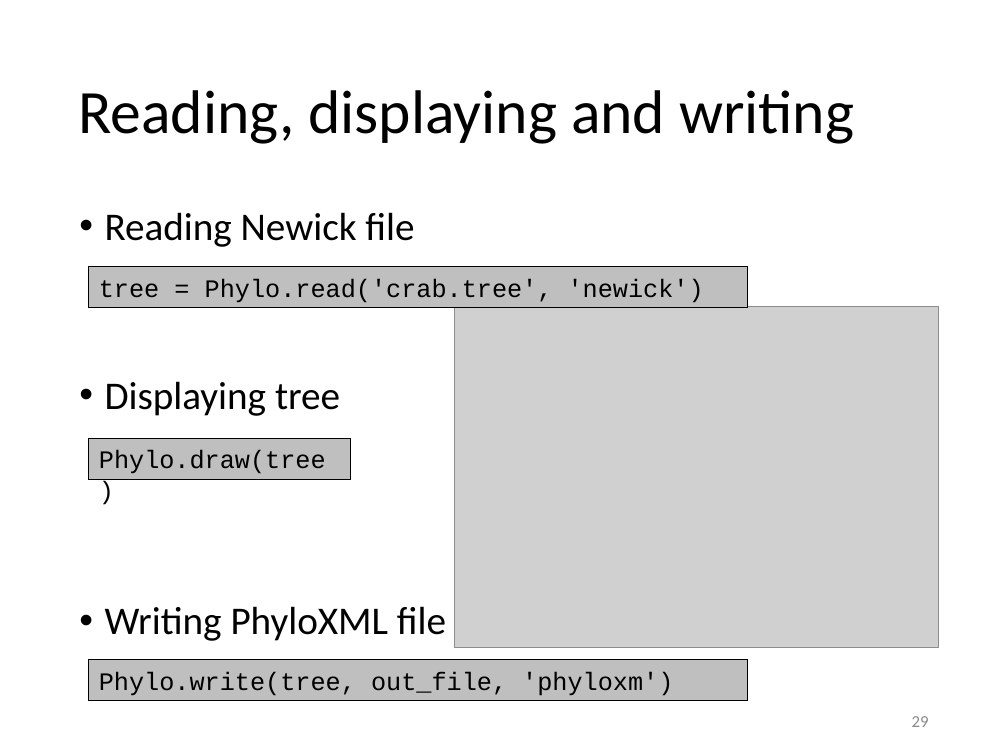
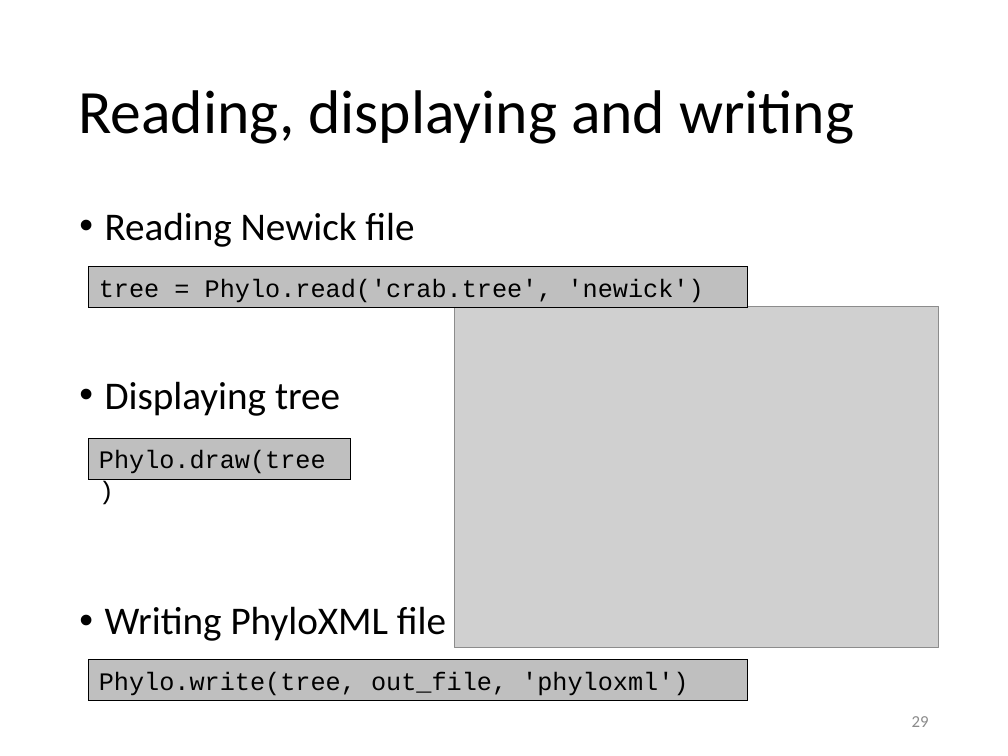
Before and after one commit to gjbex/training-material, a slide deck: slide 29 of Python/biopython.pptx. Drawn at 1008x756 pixels with LibreOffice and Linux fonts; fonts in the diff are those of the drawing; grey boxes stand for pictures. Boxes give left, top, right and bottom in pixels: in the first picture for what was removed or moved away, otherwise in the second. Text is boxed around its words. In the diff, an @@ line names an element or a change of style, - is before the commit and + after.

```diff
--- a/Python/biopython.pptx
+++ b/Python/biopython.pptx
@@ text in rectangle at (99, 671, 688, 696): text changed @@
-Phylo.write(tree, out_file, 'phyloxm')
+Phylo.write(tree, out_file, 'phyloxml')
```
Also in this commit, not shown: 5 other slides changed.
